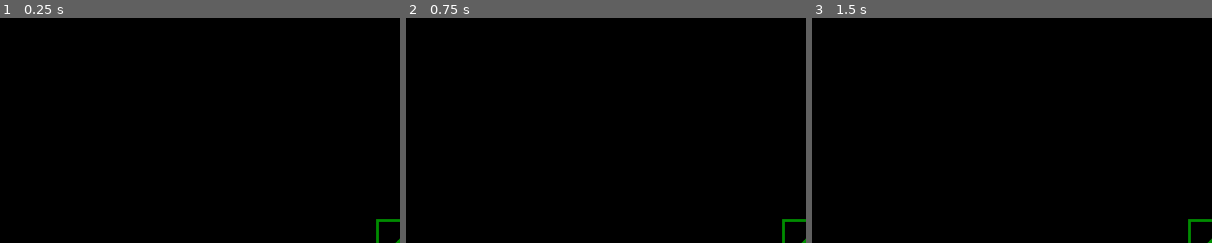
Above: before the commit, frames 1-3 (left to right).
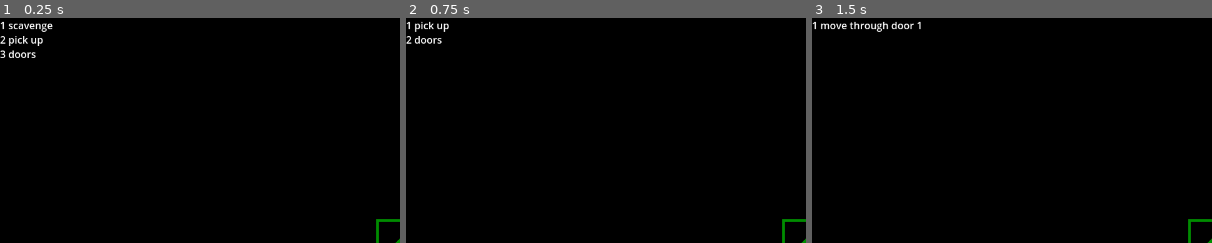
Above: after the commit, the same moments.

Repository: rainbowd-ash/ker_nethalas
Game: Godot game, scene res://modes/game.tscn
Same seed, same stepped clock (60 frames per second), same inputs: the game is played once before the commit and once after it.
Inputs:
- Up to frame 1 (0.25 s): no input
- Up to frame 2 (0.75 s): tap Enter (ui_accept) at 0.5 s; hold 1 (action_1) from 0.53 s (still down)
- Up to frame 3 (1.5 s): tap Enter (ui_accept) at 0.77, 1.25 s; release 1 (action_1) at 1.28 s; tap 2 (action_2) at 1.35 s
The pictures show only the part of the screen within x 0-50%, y 0-50%; the shares and areas given below are measured in that part.

The runs differ from the first frame. In frame 1, 0.6% of the frame differs, in the area x 0-14%, y 1-18%; in frame 2, 0.3%; in frame 3, 0.5%.
Error before the commit: Parse Error: Class "Room" hides a global script class. (res://modes/dungeon/room.gd:2)
Error after the commit: Attempt to call function 'update_selector' in base 'null instance' on a null instance. (res://dungeon/dungeon.gd:8)

Commit message:
reorg

Diff:
--- a/modes/combat/combat.tscn
+++ b/combat/combat.tscn
@@ -1,6 +1,6 @@
 [gd_scene load_steps=2 format=3 uid="uid://bxcxx1ioxwp48"]
 
-[ext_resource type="Script" path="res://modes/combat/combat.gd" id="1_s0ov4"]
+[ext_resource type="Script" path="res://combat/combat.gd" id="1_s0ov4"]
 
 [node name="Combat" type="Control"]
 layout_mode = 3
--- a/modes/dungeon/door.tscn
+++ b/dungeon/door.tscn
@@ -1,6 +1,6 @@
 [gd_scene load_steps=3 format=3 uid="uid://bhnd0gvsy6ig1"]
 
-[ext_resource type="Script" path="res://modes/dungeon/door.gd" id="1_nydye"]
+[ext_resource type="Script" path="res://dungeon/door.gd" id="1_nydye"]
 
 [sub_resource type="RectangleShape2D" id="RectangleShape2D_dor5m"]
 
--- a/modes/dungeon/dungeon.tscn
+++ b/dungeon/dungeon.tscn
@@ -1,9 +1,9 @@
 [gd_scene load_steps=6 format=3 uid="uid://dpwu21k1ya0ad"]
 
-[ext_resource type="Script" path="res://modes/dungeon/dungeon.gd" id="1_ec43u"]
-[ext_resource type="Script" path="res://modes/dungeon/dungeon_camera.gd" id="2_l2xxq"]
-[ext_resource type="PackedScene" uid="uid://cyiknnvjftrgq" path="res://modes/dungeon/rooms/room1.tscn" id="2_uxbhp"]
-[ext_resource type="PackedScene" uid="uid://dl4askb15wpou" path="res://modes/dungeon/rooms/room2.tscn" id="3_6eo3u"]
+[ext_resource type="Script" path="res://dungeon/dungeon.gd" id="1_ec43u"]
+[ext_resource type="Script" path="res://dungeon/dungeon_camera.gd" id="2_l2xxq"]
+[ext_resource type="PackedScene" uid="uid://cyiknnvjftrgq" path="res://dungeon/rooms/room1.tscn" id="2_uxbhp"]
+[ext_resource type="PackedScene" uid="uid://dl4askb15wpou" path="res://dungeon/rooms/room2.tscn" id="3_6eo3u"]
 [ext_resource type="Texture2D" uid="uid://cu8krp5s341t5" path="res://art/tiles/pawn.png" id="4_c6pn4"]
 
 [node name="Dungeon" type="Node2D" node_paths=PackedStringArray("pawn")]
--- a/modes/dungeon/rooms/room1.tscn
+++ b/dungeon/rooms/room1.tscn
@@ -1,8 +1,8 @@
 [gd_scene load_steps=4 format=3 uid="uid://cyiknnvjftrgq"]
 
 [ext_resource type="Texture2D" uid="uid://ocqje04exavs" path="res://art/tiles/room1.png" id="1_4qg4r"]
-[ext_resource type="Script" path="res://modes/dungeon/room.gd" id="2_0y873"]
-[ext_resource type="PackedScene" uid="uid://bhnd0gvsy6ig1" path="res://modes/dungeon/door.tscn" id="2_madld"]
+[ext_resource type="Script" path="res://dungeon/room.gd" id="2_0y873"]
+[ext_resource type="PackedScene" uid="uid://bhnd0gvsy6ig1" path="res://dungeon/door.tscn" id="2_madld"]
 
 [node name="Room1" type="Sprite2D"]
 texture = ExtResource("1_4qg4r")
--- a/modes/dungeon/rooms/room2.tscn
+++ b/dungeon/rooms/room2.tscn
@@ -1,8 +1,8 @@
 [gd_scene load_steps=4 format=3 uid="uid://dl4askb15wpou"]
 
 [ext_resource type="Texture2D" uid="uid://ccxklnttpmrc" path="res://art/tiles/room2.png" id="1_i8g1r"]
-[ext_resource type="Script" path="res://modes/dungeon/room.gd" id="2_8wdo8"]
-[ext_resource type="PackedScene" uid="uid://bhnd0gvsy6ig1" path="res://modes/dungeon/door.tscn" id="2_d8hid"]
+[ext_resource type="Script" path="res://dungeon/room.gd" id="2_8wdo8"]
+[ext_resource type="PackedScene" uid="uid://bhnd0gvsy6ig1" path="res://dungeon/door.tscn" id="2_d8hid"]
 
 [node name="Room1" type="Sprite2D"]
 texture = ExtResource("1_i8g1r")
--- a/modes/inventory/inventory_ui.tscn
+++ b/inventory/inventory_ui.tscn
@@ -1,6 +1,6 @@
 [gd_scene load_steps=2 format=3 uid="uid://cujtfjsy5gju1"]
 
-[ext_resource type="Script" path="res://modes/inventory/inventory_ui.gd" id="1_o5e6q"]
+[ext_resource type="Script" path="res://inventory/inventory_ui.gd" id="1_o5e6q"]
 
 [node name="InventoryUI" type="Control"]
 layout_mode = 3
--- a/modes/game.tscn
+++ b/modes/game.tscn
@@ -3,11 +3,11 @@
 [ext_resource type="PackedScene" uid="uid://codjfwxwjfo8g" path="res://modes/modemachine/mode_machine.tscn" id="1_lcfvi"]
 [ext_resource type="Script" path="res://modes/game.gd" id="1_ow7ic"]
 [ext_resource type="PackedScene" uid="uid://k4nigwxll27" path="res://modes/modemachine/modes/dungeon_mode.tscn" id="2_q553v"]
-[ext_resource type="PackedScene" uid="uid://y8f7iqc6u1vp" path="res://modes/action_selection/action_selection.tscn" id="3_2och2"]
+[ext_resource type="PackedScene" uid="uid://y8f7iqc6u1vp" path="res://action_selection/action_selection.tscn" id="3_2och2"]
 [ext_resource type="PackedScene" uid="uid://c2vcui05i3wim" path="res://modes/modemachine/modes/combat_mode.tscn" id="4_hrula"]
-[ext_resource type="PackedScene" uid="uid://dpwu21k1ya0ad" path="res://modes/dungeon/dungeon.tscn" id="5_xv7t0"]
-[ext_resource type="PackedScene" uid="uid://bxcxx1ioxwp48" path="res://modes/combat/combat.tscn" id="6_mptfh"]
-[ext_resource type="PackedScene" uid="uid://cujtfjsy5gju1" path="res://modes/inventory/inventory_ui.tscn" id="9_oexrn"]
+[ext_resource type="PackedScene" uid="uid://dpwu21k1ya0ad" path="res://dungeon/dungeon.tscn" id="5_xv7t0"]
+[ext_resource type="PackedScene" uid="uid://bxcxx1ioxwp48" path="res://combat/combat.tscn" id="6_mptfh"]
+[ext_resource type="PackedScene" uid="uid://cujtfjsy5gju1" path="res://inventory/inventory_ui.tscn" id="9_oexrn"]
 
 [node name="Game" type="Node" node_paths=PackedStringArray("initial_mode", "action_selection_ui")]
 script = ExtResource("1_ow7ic")
--- a/project.godot
+++ b/project.godot
@@ -21,7 +21,7 @@
 Character="*res://character/character.tscn"
 AccusedTable="*res://tables/accused_table.gd"
 SignalBus="*res://signal_bus.gd"
-ActionSelection="*res://modes/action_selection/action_selection.gd"
+ActionSelection="*res://action_selection/action_selection.gd"
 
 [display]
 
Renamed: modes/action_selection/action.gd -> action_selection/action.gd
Renamed: modes/action_selection/action_selection.gd -> action_selection/action_selection.gd
Renamed: modes/action_selection/action_selection.tscn -> action_selection/action_selection.tscn
Renamed: modes/combat/attack.gd -> combat/attack.gd
Renamed: modes/combat/combat.gd -> combat/combat.gd
Renamed: modes/combat/combat_setup_values.gd -> combat/combat_setup_values.gd
Renamed: modes/dungeon/Door.gd -> dungeon/door.gd
Renamed: modes/dungeon/dungeon.gd -> dungeon/dungeon.gd
Renamed: modes/dungeon/dungeon_camera.gd -> dungeon/dungeon_camera.gd
Renamed: modes/dungeon/pawn.tscn -> dungeon/pawn.tscn
Renamed: modes/dungeon/Room.gd -> dungeon/room.gd
Renamed: modes/inventory/inventory_ui.gd -> inventory/inventory_ui.gd
